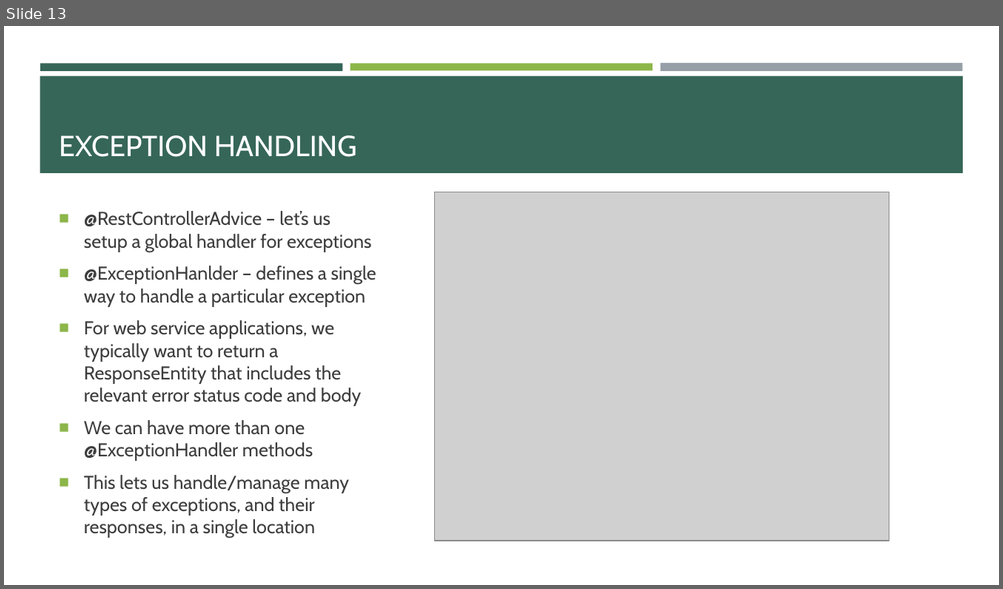
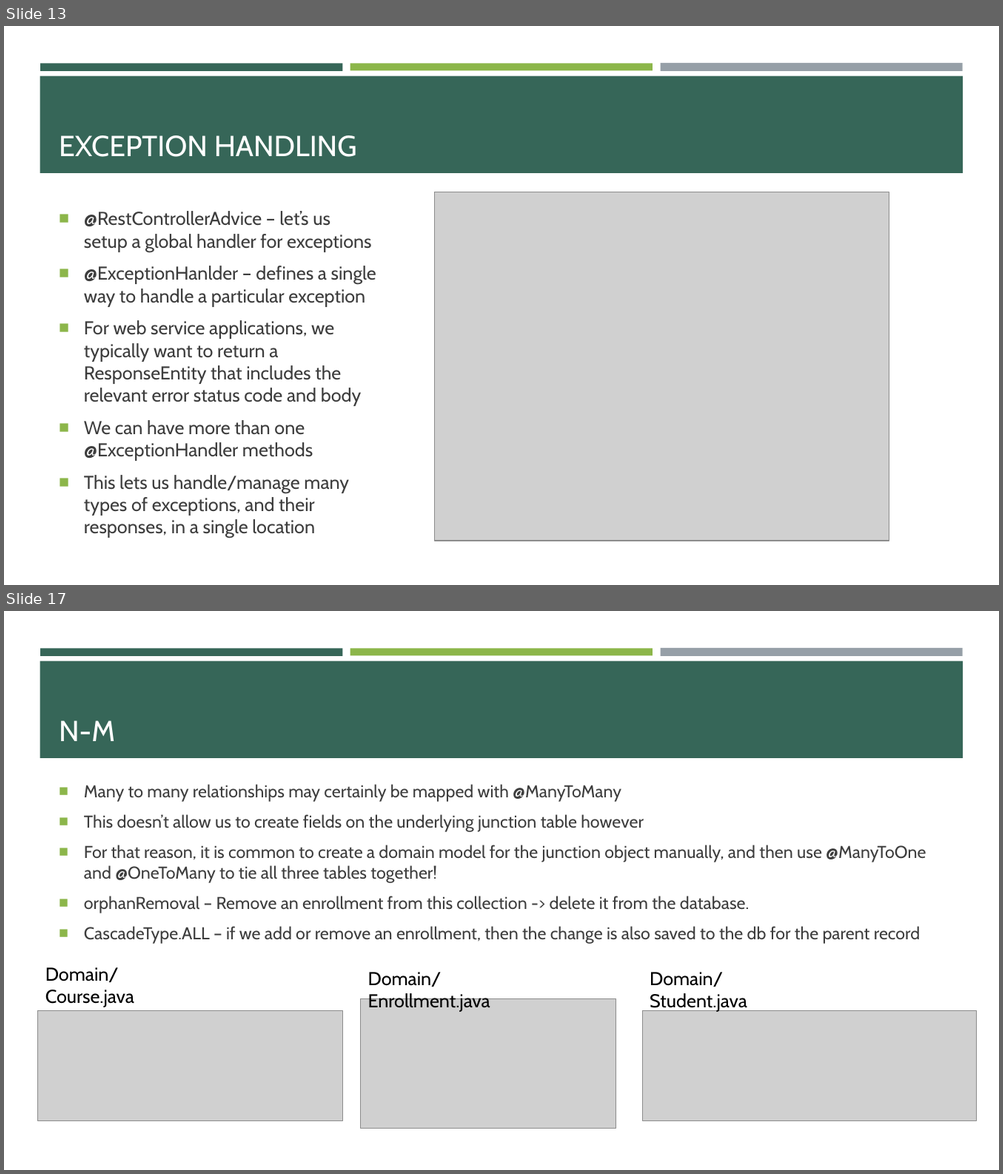
Before and after one commit to e-m-wilson/java-fs, a slide deck: Week_6/02_Hibernate_JPA_&_REST.pptx. Shown one above the other, each under a label of ours: slide 13 before the commit, slides 13 and 17 after it; the slides between them are not shown. The pictures are 1003x589 and 1003x1174 pixels, drawn with LibreOffice and Linux fonts; fonts in the diff are those of the drawing; grey boxes stand for pictures. Boxes give left, top, right and bottom in pixels: in the first picture for what was removed or moved away, otherwise in the second. Text is boxed around its words. In the diff, an @@ line names an element or a change of style, - is before the commit and + after.

```diff
--- a/Week_6/02_Hibernate_JPA_&_REST.pptx
+++ b/Week_6/02_Hibernate_JPA_&_REST.pptx
@@ slide 17 added at (x1=4, y1=611, x2=999, y2=1170), background #FFFFFF; not listed: 4 template elements that a slide beside it also shows @@
@@ title added at (x1=59, y1=721, x2=115, y2=741), 28 pt, text #FFFFFF @@
+N-M
@@ text added at (x1=84, y1=784, x2=925, y2=944), 16.6 pt, text #3D3D3D @@
+■ Many to many relationships may certainly be mapped with @ManyToMany
+■ This doesn’t allow us to create fields on the underlying junction table however
+■ For that reason, it is common to create a domain model for the junction object manually, and then use @ManyToOne and @OneToMany to tie all three tables together!
+■ orphanRemoval – Remove an enrollment from this collection -> delete it from the database.
+■ CascadeType.ALL – if we add or remove an enrollment, then the change is also saved to the db for the parent record
@@ text added at (x1=45, y1=968, x2=134, y2=1008), 18 pt, text #000000 @@
+Domain/Course.java
@@ text added at (x1=368, y1=972, x2=490, y2=1012), 18 pt, text #000000 @@
+Domain/Enrollment.java
@@ text added at (x1=649, y1=972, x2=747, y2=1012), 18 pt, text #000000 @@
+Domain/Student.java
@@ picture added at (x1=361, y1=999, x2=616, y2=1130) @@
@@ picture added at (x1=37, y1=1011, x2=342, y2=1121) @@
@@ picture added at (x1=642, y1=1011, x2=976, y2=1121) @@
```
Also in this commit, not shown: 1 slide changed, 18 other slides added, 1 other file.
